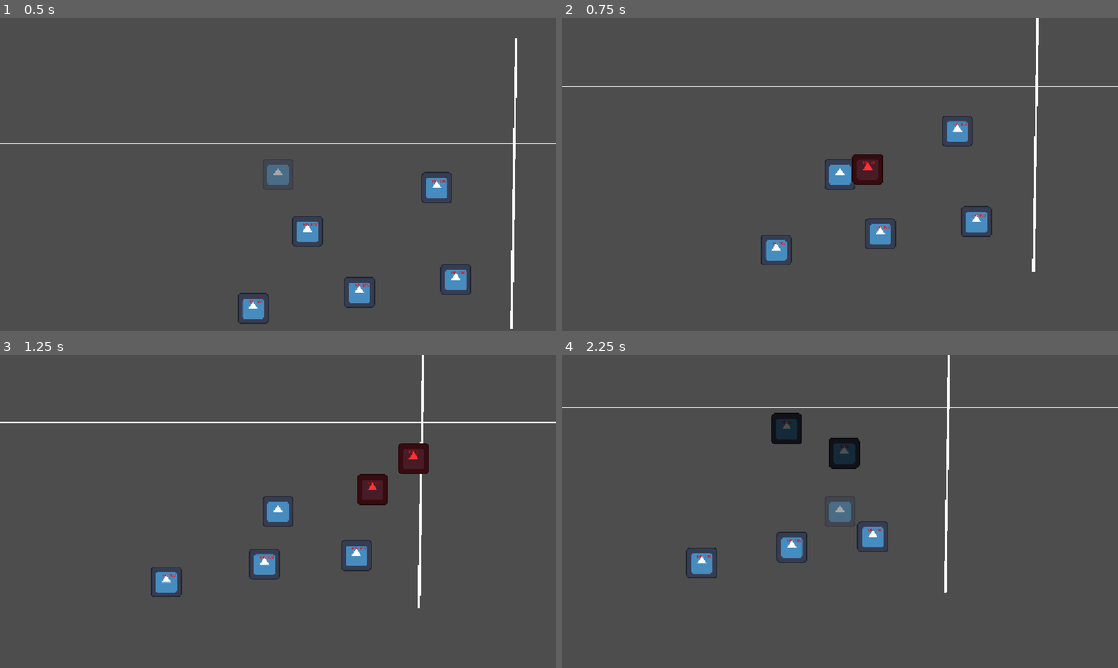
Above: before the commit, frames 1-4 (two rows, left to right).
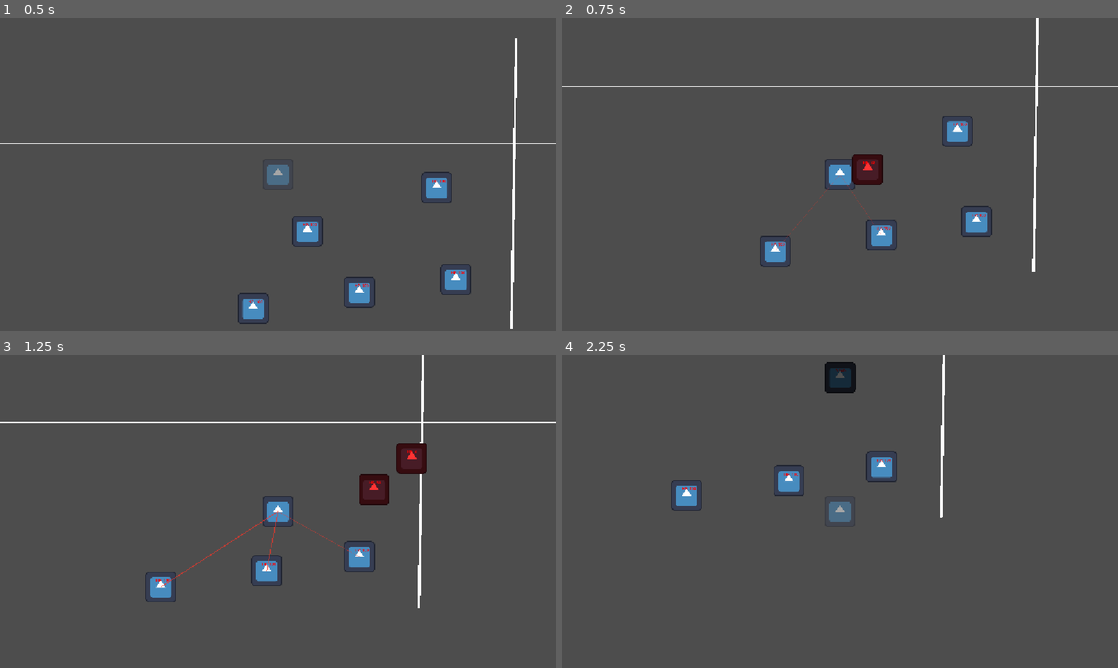
Above: after the commit, the same moments.

Repository: huajianwanzhao/xueyuanlu_gamejam
Game: Godot game, scene res://scenes/world.tscn
The game is run twice, just before and just after one commit, with the same random seed, the same clock (stepped at 60 frames per second) and the same inputs. The engine's default icon, where the game draws it, is replaced by a stand-in: a white triangle on a blue panel in a dark square.
Inputs (mouse positions are in pixels of both pictures, inside the frame that each line leads up to):
- Up to frame 1 (0.5 s): no input
- Up to frame 2 (0.75 s): tap Enter at 0.5 s; move the mouse to (962, 158) at 0.52 s; hold Right (ui_right) from 0.53 s (still down); click (962, 158) at 0.6 s
- Up to frame 3 (1.25 s): keep holding Right (ui_right)
- Up to frame 4 (2.25 s): move the mouse to (728, 527) at 1.27 s; release Right (ui_right) at 1.28 s; hold Down (ui_down) 1.28-2.03 s; click (728, 527) at 1.35 s; move the mouse to (895, 442) at 2.02 s; hold Right (ui_right) from 2.03 s (still down); click (895, 442) at 2.1 s

Frame 1 is identical in both runs. In frame 2, 0.5% of the frame differs, in the area x 35-61%, y 50-80%; in frame 3, 1.3%; in frame 4, 4.3%, in the area x 0-100%, y 0-76%.

Commit message:
feat: 敌人会瞄准 1 秒后开枪，命中把玩家打回幽灵态
新增 AIMING 状态与 enemy_bullet；玩家新增 take_hit / hit_lockout；顺带把切状态的碰撞体开关改成 set_deferred，避免物理查询回调里改状态报错

Diff:
--- /dev/null
+++ b/scenes/enemy_bullet.tscn
@@ -0,0 +1,14 @@
+[gd_scene load_steps=3 format=3]
+
+[ext_resource type="Script" path="res://script/enemy_bullet.gd" id="1"]
+
+[sub_resource type="CircleShape2D" id="CircleShape2D_bullet"]
+radius = 7.0
+
+[node name="EnemyBullet" type="Area2D"]
+collision_layer = 0
+collision_mask = 1
+script = ExtResource("1")
+
+[node name="CollisionShape2D" type="CollisionShape2D" parent="."]
+shape = SubResource("CircleShape2D_bullet")
--- a/script/enemy.gd
+++ b/script/enemy.gd
@@ -1,7 +1,7 @@
 extends CharacterBody2D
 class_name Enemy
 
-enum State { NORMAL, STUNNED, BULLET, DEAD }
+enum State { NORMAL, STUNNED, BULLET, DEAD, AIMING }
 var current_state: State = State.NORMAL
 
 @export_group("属性参数")
@@ -20,6 +20,13 @@
 @export var launch_damage: float = 20.0 # 被弹飞时立刻扣的血（原来硬编码 50，配合 0.2 系数会秒杀）
 @export var chain_slowdown: float = 0.7 # 撞到敌人后自身保留的速度比例
 
+@export_group("射击")
+@export var can_shoot: bool = true # 这个敌人会不会开枪
+@export var shoot_range: float = 520.0 # 看到实体玩家 + 进入这个距离，就开始瞄准
+@export var aim_time: float = 1.0 # 瞄准（预警）时间：玩家有 1 秒时间跑开或切回幽灵
+@export var shoot_cooldown: float = 2.5 # 打一发之后要等多久才能再瞄
+@export var bullet_speed: float = 620.0
+
 @export_group("死亡延迟")
 @export var death_delay: float = 0.15
 
@@ -27,6 +34,12 @@
 var original_color: Color
 var is_vanishing: bool = false
 var is_dying: bool = false
+
+const BULLET_SCENE := preload("res://scenes/enemy_bullet.tscn")
+var aim_timer: float = 0.0
+var shoot_cooldown_timer: float = 0.0
+var aim_target: Node2D = null
+var aim_line: Line2D = null
 
 func _ready() -> void:
 	current_health = max_health
@@ -37,12 +50,19 @@
 	debug_label.add_theme_color_override("font_color", Color.RED)
 	add_child(debug_label)
 	_update_debug_label()
+	_create_aim_line()
 
 func _update_debug_label() -> void:
 	if debug_label:
 		debug_label.text = "HP: " + str(int(max(0, current_health)))
 
 func _physics_process(delta: float) -> void:
+	if shoot_cooldown_timer > 0.0:
+		shoot_cooldown_timer = maxf(0.0, shoot_cooldown_timer - delta)
+	# 只要不是瞄准状态，预警线一律收起来（被撞飞、被扫晕时自动生效）
+	if current_state != State.AIMING and aim_line and aim_line.visible:
+		aim_line.visible = false
+
 	match current_state:
 		State.NORMAL:
 			_process_normal(delta)
@@ -53,6 +73,8 @@
 			_process_bullet(delta)
 		State.DEAD:
 			_process_dead(delta)
+		State.AIMING:
+			_process_aiming(delta)
 
 
 func _process_normal(delta: float) -> void:
@@ -61,8 +83,78 @@
 		var dir = (player.global_position - global_position).normalized()
 		velocity = dir * speed
 		move_and_slide()
+		# 看到实体玩家 → 停下来瞄准
+		if _can_start_aim(player):
+			_start_aiming(player)
 	else:
 		velocity = Vector2.ZERO
+
+
+# ================= 射击：瞄准 → 开火 ===================
+func _can_start_aim(player: Node) -> bool:
+	if not can_shoot: return false
+	if shoot_cooldown_timer > 0.0: return false
+	return global_position.distance_to(player.global_position) <= shoot_range
+
+func _create_aim_line() -> void:
+	aim_line = Line2D.new()
+	aim_line.width = 2.0
+	aim_line.default_color = Color(1.0, 0.15, 0.15, 0.2)
+	aim_line.z_index = 6
+	aim_line.visible = false
+	add_child(aim_line)
+
+func _start_aiming(player: Node2D) -> void:
+	current_state = State.AIMING
+	aim_target = player
+	aim_timer = aim_time
+	velocity = Vector2.ZERO
+	if aim_line:
+		aim_line.visible = true
+	print("🎯 ", name, " 开始瞄准")
+
+func _process_aiming(delta: float) -> void:
+	velocity = Vector2.ZERO
+	move_and_slide()
+	if aim_target == null or not is_instance_valid(aim_target):
+		_stop_aiming(0.0)
+		return
+	# 玩家切回幽灵、或者跑出射程 → 放弃瞄准（这就是 1 秒预警的意义）
+	if aim_target.current_state != aim_target.State.REAL or global_position.distance_to(aim_target.global_position) > shoot_range * 1.15:
+		_stop_aiming(0.4)
+		return
+	aim_timer -= delta
+	var progress: float = clampf(1.0 - aim_timer / maxf(aim_time, 0.01), 0.0, 1.0)
+	_update_aim_line(progress)
+	if aim_timer <= 0.0:
+		_fire()
+
+func _update_aim_line(progress: float) -> void:
+	if aim_line == null: return
+	aim_line.points = PackedVector2Array([Vector2.ZERO, to_local(aim_target.global_position)])
+	aim_line.width = 2.0 + 3.0 * progress
+	aim_line.default_color = Color(1.0, 0.2, 0.15, 0.15 + 0.75 * progress)
+
+func _fire() -> void:
+	var dir: Vector2 = (aim_target.global_position - global_position).normalized()
+	var bullet = BULLET_SCENE.instantiate()
+	var host: Node = get_tree().current_scene
+	if host == null: host = get_parent()
+	host.add_child(bullet)
+	bullet.global_position = global_position + dir * 95.0
+	bullet.setup(dir, bullet_speed, self)
+	shoot_cooldown_timer = shoot_cooldown
+	print("🔫 ", name, " 开火！")
+	_stop_aiming(0.0)
+
+func _stop_aiming(extra_cooldown: float) -> void:
+	if aim_line:
+		aim_line.visible = false
+	aim_target = null
+	if current_state == State.AIMING:
+		current_state = State.NORMAL
+	if extra_cooldown > 0.0:
+		shoot_cooldown_timer = maxf(shoot_cooldown_timer, extra_cooldown)
 
 
 # ================= 子弹移动与连环穿透碰撞 =================
--- /dev/null
+++ b/script/enemy_bullet.gd
@@ -0,0 +1,43 @@
+extends Area2D
+class_name EnemyBullet
+
+# 敌人射出的子弹：直线飞行，只有"实体状态"的玩家会被打中（幽灵状态没有碰撞体，免疫）
+
+@export var speed: float = 620.0
+@export var lifetime: float = 2.5
+@export var radius: float = 7.0
+
+var direction: Vector2 = Vector2.RIGHT
+var shooter: Node2D = null
+var _age: float = 0.0
+
+func setup(p_direction: Vector2, p_speed: float, p_shooter: Node2D) -> void:
+	direction = p_direction.normalized()
+	speed = p_speed
+	shooter = p_shooter
+
+func _ready() -> void:
+	body_entered.connect(_on_body_entered)
+
+func _physics_process(delta: float) -> void:
+	global_position += direction * speed * delta
+	_age += delta
+	if _age >= lifetime:
+		queue_free()
+
+func _draw() -> void:
+	draw_circle(Vector2.ZERO, radius + 4.0, Color(1.0, 0.3, 0.2, 0.22))
+	draw_circle(Vector2.ZERO, radius, Color(0.95, 0.2, 0.15))
+	draw_circle(Vector2.ZERO, radius * 0.45, Color(1.0, 0.95, 0.8))
+
+func _on_body_entered(body: Node) -> void:
+	if body == shooter:
+		return
+	if body is Player:
+		if body.current_state == body.State.REAL:
+			body.take_hit(global_position)
+			queue_free()
+		return
+	# 撞到墙就消失
+	if body is StaticBody2D or body is TileMap:
+		queue_free()
--- a/script/player.gd
+++ b/script/player.gd
@@ -14,6 +14,8 @@
 @export var sweep_radius: float = 40.0
 @export var launch_base_speed: float = 1200.0
 
+@export_group("受击")
+@export var hit_lockout: float = 1.5 # 被敌人子弹打中后，多久不能再出杆
 var can_switch: bool = true
 var cooldown_timer: float = 0.0
 var current_attack_id: int = 0
@@ -52,7 +54,8 @@
 
 func _enter_ghost_state() -> void:
 	current_state = State.GHOST
-	collision_shape.disabled = true
+	# 用 set_deferred：切状态可能发生在物理回调里（比如被子弹打中）
+	collision_shape.set_deferred("disabled", true)
 	velocity = Vector2.ZERO
 	modulate = Color(1, 1, 1, 0.5)
 
@@ -64,9 +67,10 @@
 	cooldown_timer = switch_cooldown
 	modulate = Color(1, 1, 1, 1)
 
-	collision_shape.disabled = true
+	collision_shape.set_deferred("disabled", true)
 	await get_tree().create_timer(0.15).timeout
-	collision_shape.disabled = false
+	if current_state == State.REAL:
+		collision_shape.set_deferred("disabled", false)
 
 
 # ================= 核心：纯数学暴力寻敌 =================
@@ -131,6 +135,23 @@
 	_enter_real_state(to_pos)
 
 
+
+
+# ================= 挨打 ===================
+# 敌人子弹命中：实体状态才会被打中（幽灵状态没有碰撞体，免疫）
+func take_hit(from_pos: Vector2) -> void:
+	if current_state != State.REAL:
+		return
+	print("💢 玩家被击中，强制打回幽灵状态")
+	_enter_ghost_state()
+	can_switch = false
+	cooldown_timer = hit_lockout
+	modulate = Color(1.0, 0.35, 0.35, 0.85)
+	await get_tree().create_timer(0.25).timeout
+	if current_state == State.GHOST:
+		modulate = Color(1, 1, 1, 0.5)
+
+
 # 辅助数学函数：计算点到线段的距离
 func _point_to_line_distance(point: Vector2, line_start: Vector2, line_end: Vector2) -> float:
 	var line_vec = line_end - line_start
Not shown, changed: 游戏结构.md
